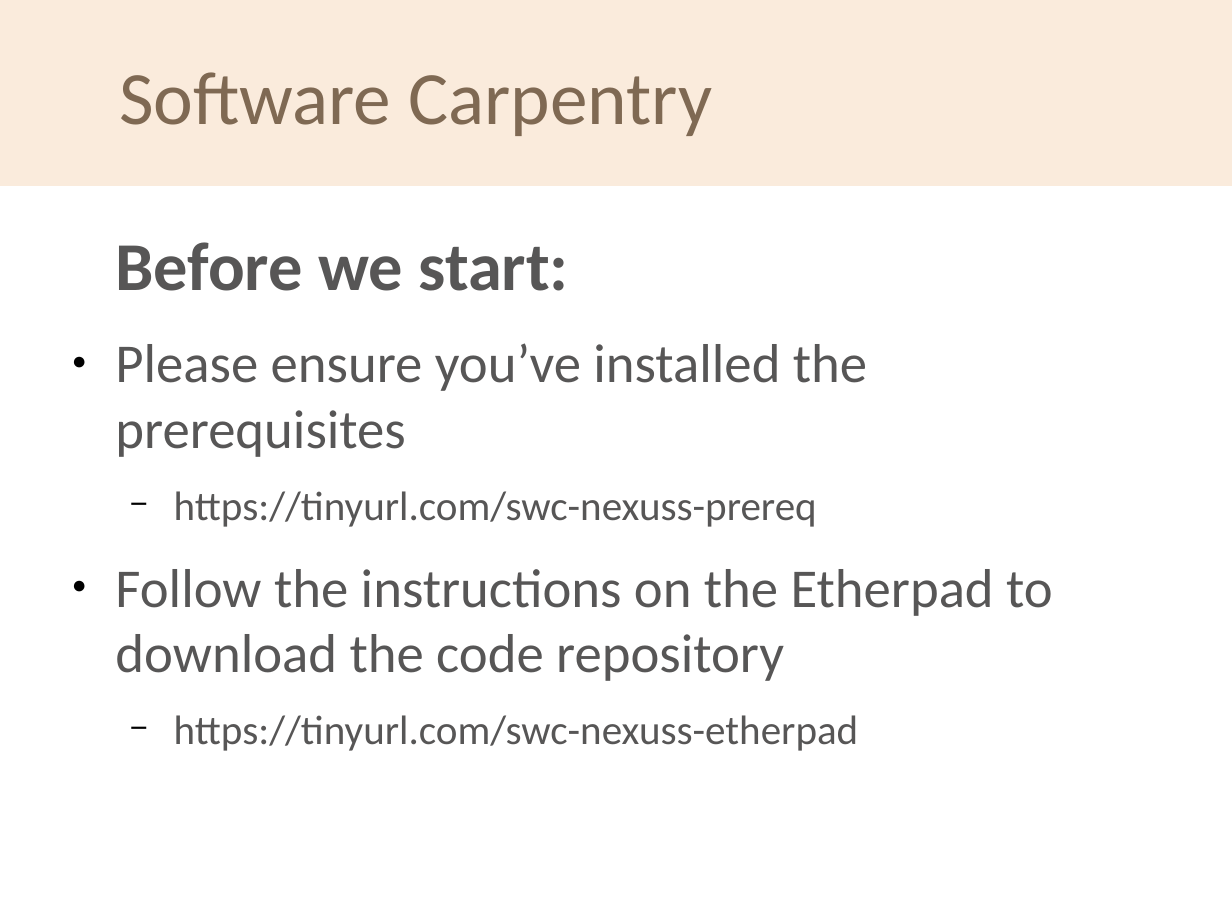
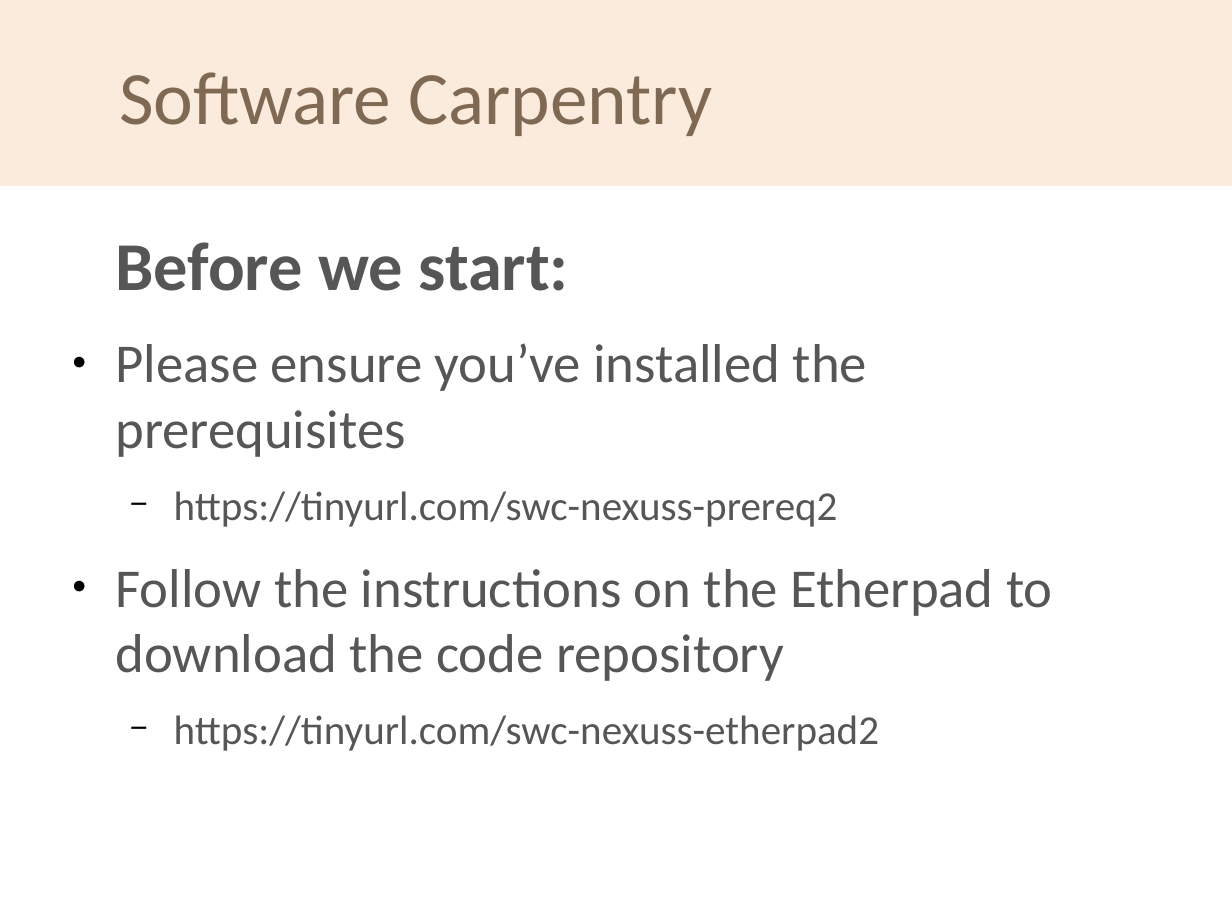
Before and after one commit to softwaresaved/2020-04-30-ramp-swc, a slide deck: slide 2 of welcome/swc-rsg-short-intro.odp. Drawn at 1232x924 pixels with LibreOffice and Linux fonts; fonts in the diff are those of the drawing; background and template pictures are left out. Boxes give left, top, right and bottom in pixels: in the first picture for what was removed or moved away, otherwise in the second. Text is boxed around its words. In the diff, an @@ line names an element or a change of style, - is before the commit and + after.

```diff
--- a/welcome/swc-rsg-short-intro.odp
+++ b/welcome/swc-rsg-short-intro.odp
@@ text at (174,491,838,527): text changed @@
-  − https://tinyurl.com/swc-nexuss-prereq
+  − https://tinyurl.com/swc-nexuss-prereq2
@@ text at (174,715,879,751): text changed @@
-  − https://tinyurl.com/swc-nexuss-etherpad
+  − https://tinyurl.com/swc-nexuss-etherpad2
```
Also in this commit, not shown: 5 other slides changed, 2 other files.
